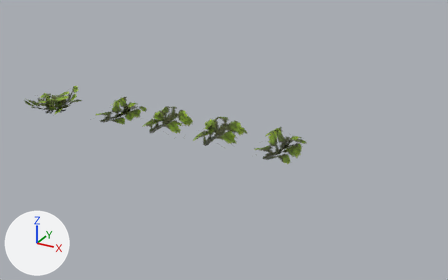
Renders of the FBX model Sample/sample_plant.fbx from each side of a commit.
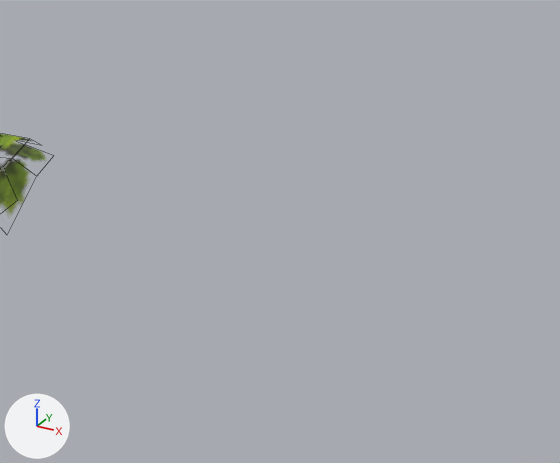
Each version is shown whole from a 50 mm camera at (7.43, -7.44, 3.86) aimed at (3.14, 0.36, -0.04), then close up on the part from 66% to 100% of the width and 35% to 81% of the height. Arrows for +X, +Y and +Z are at lower left; the lights stay in place. The close-ups show mesh edges as thin lines. Where no turn or scale is listed for an object, it has been applied to the vertices.

Names of what the first close-up shows: 'sample_branch_003'.
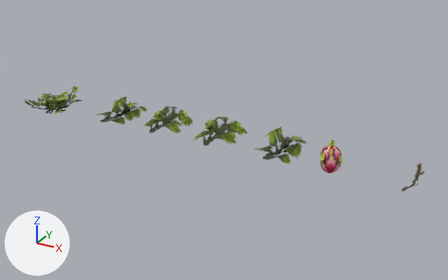
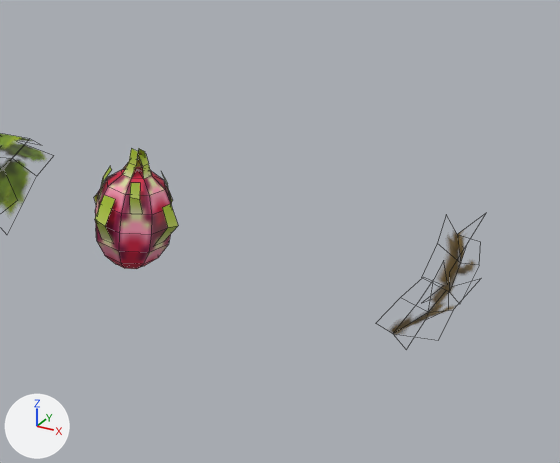
Boxes [x1, y1, x2, y2] around the edits, measured in the close-ups (560 x 463 px):
```json
{"object": "sample_fruit", "change": "added", "after": [94, 148, 178, 269], "on screen": "brown"}
{"object": "sample_branch_alt", "change": "added", "after": [390, 231, 475, 335], "on screen": "brown"}
```

Scene script edits in JSON lines:
```json
{"op": "add", "block": "me_sphere_001", "code": ["me_sphere_001 = bpy.data.meshes.new('Sphere.001')", "me_sphere_001.from_pydata(...)  # 156 vertices, 88 faces; spans x -0.176..0.184, y -0.173..0.173, z 0.0..0.489", "me_sphere_001.materials.append(mat_plant_mat)  # picture img_sample_plant_png"]}
{"op": "add", "block": "me_cube_006", "code": ["me_cube_006 = bpy.data.meshes.new('Cube.006')", "me_cube_006.from_pydata(...)  # 36 vertices, 16 faces; spans x -0.065..0.196, y 0.0..0.945, z -0.144..0.116", "me_cube_006.materials.append(mat_plant_mat)  # picture img_sample_plant_png"]}
{"op": "add", "block": "ob_sample_fruit", "code": ["ob_sample_fruit = bpy.data.objects.new('sample_fruit', me_sphere_001)", "ob_sample_fruit.location = (5.0, 0.0, 0.0)"]}
{"op": "add", "block": "ob_sample_branch_alt", "code": ["ob_sample_branch_alt = bpy.data.objects.new('sample_branch_alt', me_cube_006)", "ob_sample_branch_alt.location = (6.0, 0.0, 0.0)"]}
```
